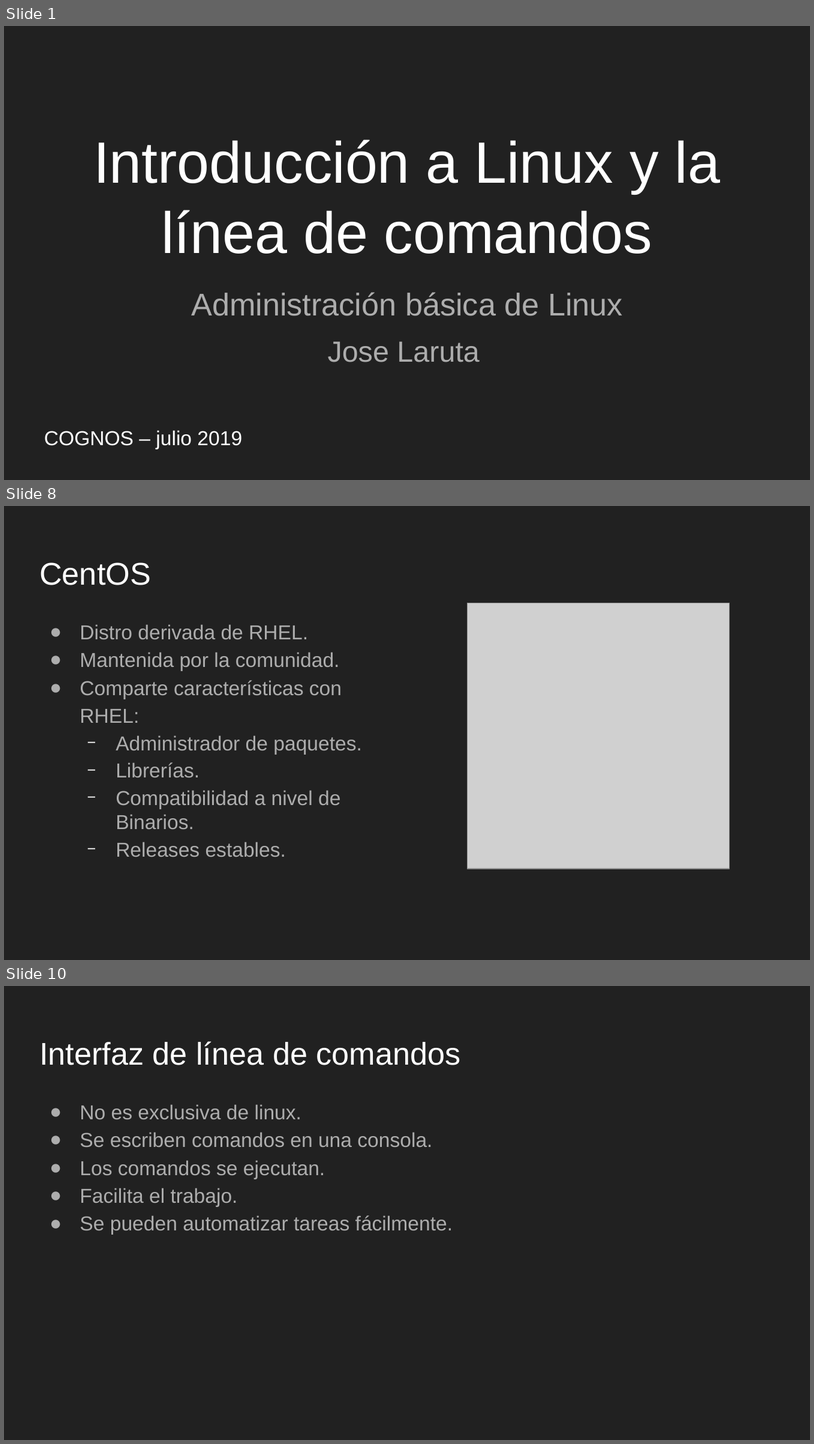
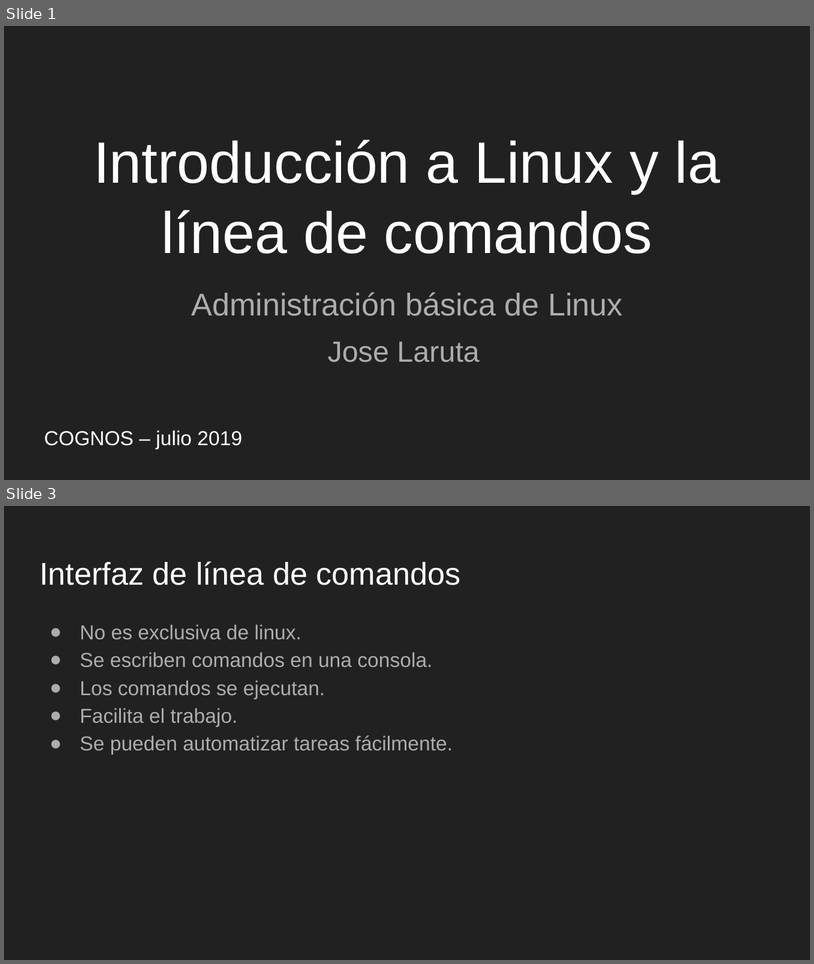
Before and after one commit to tabris2015/LNX101_102, a slide deck: slides/Sesion6.odp. Shown one above the other, each under a label of ours: slides 1, 8 and 10 before the commit, slides 1 and 3 after it; the slides between them are not shown. The pictures are 814x1444 and 814x964 pixels, drawn with LibreOffice and Linux fonts; fonts in the diff are those of the drawing; grey boxes stand for pictures. Boxes give left, top, right and bottom in pixels: in the first picture for what was removed or moved away, otherwise in the second. Text is boxed around its words. In the diff, an @@ line names an element or a change of style, - is before the commit and + after.

```diff
--- a/slides/Sesion6.odp
+++ b/slides/Sesion6.odp
@@ slide 8 removed at <box>4,506,810,960</box>, background #212121 @@
@@ title removed at <box>39,562,151,585</box> @@
-CentOS
@@ picture removed at <box>468,603,730,868</box> @@
@@ text removed at <box>80,624,362,857</box> @@
-● Distro derivada de RHEL.
-● Mantenida por la comunidad.
-● Comparte características con RHEL:
-  − Administrador de paquetes.
-  − Librerías.
-  − Compatibilidad a nivel de Binarios.
-  − Releases estables.
@@ what was slide 10 is now slide 3 @@
```
Also in this commit, not shown: 2 slides changed, 6 other slides removed, 1 other file.
